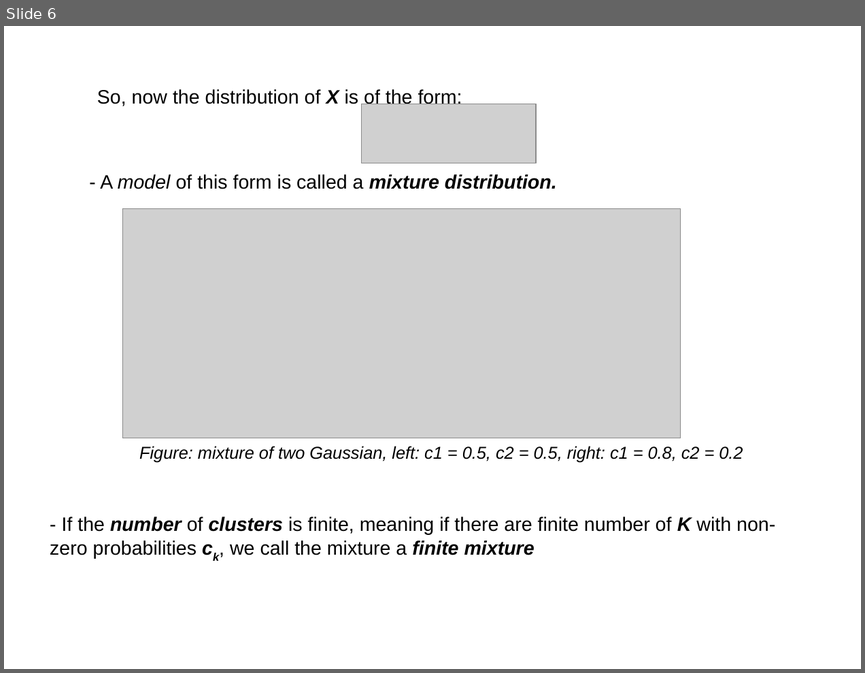
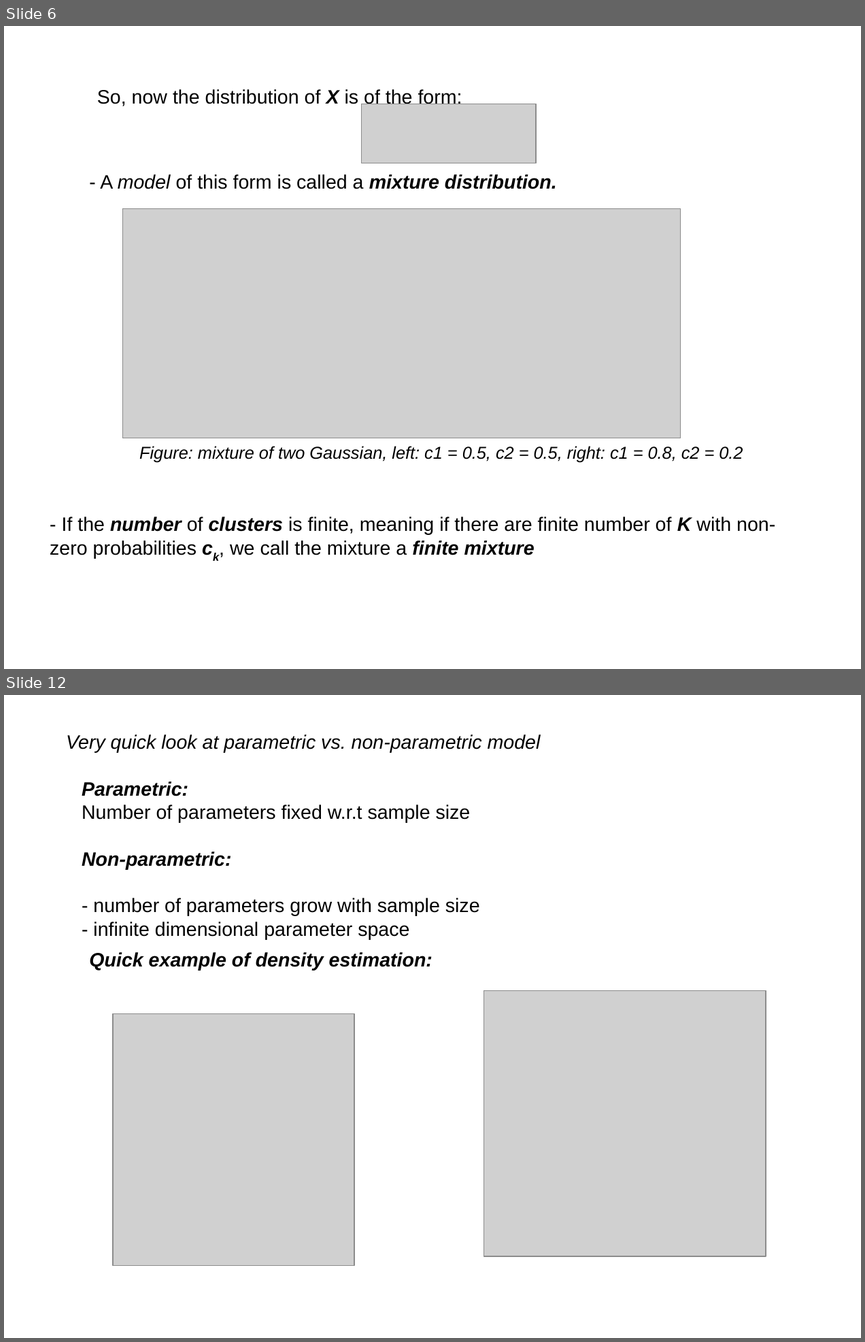
Before and after one commit to afcarl/Dirichlet_Processes, a slide deck: version_2.odp. Shown one above the other, each under a label of ours: slide 6 before the commit, slides 6 and 12 after it; the slides between them are not shown. The pictures are 865x673 and 865x1342 pixels, drawn with LibreOffice and Linux fonts; fonts in the diff are those of the drawing; grey boxes stand for pictures. Boxes give left, top, right and bottom in pixels: in the first picture for what was removed or moved away, otherwise in the second. Text is boxed around its words. In the diff, an @@ line names an element or a change of style, - is before the commit and + after.

```diff
--- a/version_2.odp
+++ b/version_2.odp
@@ slide 12 added at [4,695,861,1338], background #FFFFFF @@
@@ text added at [66,734,541,753], 18 pt, text #000000, italic @@
+Very quick look at parametric vs. non-parametric model
@@ text added at [82,781,480,939], 18 pt, text #000000 @@
+Parametric:
+Number of parameters fixed w.r.t sample size
+Non-parametric:
+- number of parameters grow with sample size
+- infinite dimensional parameter space
@@ text added at [89,952,432,970], 18 pt, text #000000, bold, italic @@
+Quick example of density estimation:
@@ picture added at [483,990,766,1257] @@
@@ picture added at [113,1014,355,1266] @@
```
Also in this commit, not shown: 4 slides changed, 3 other slides added, 1 slide removed.
